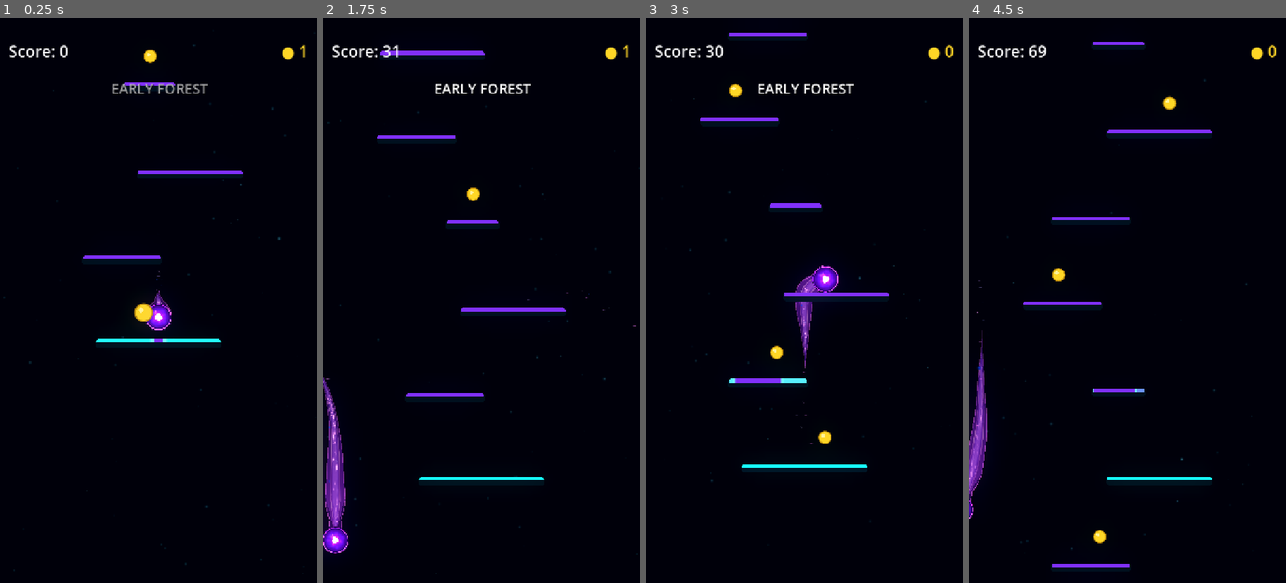
Above: before the commit, frames 1-4 (left to right).
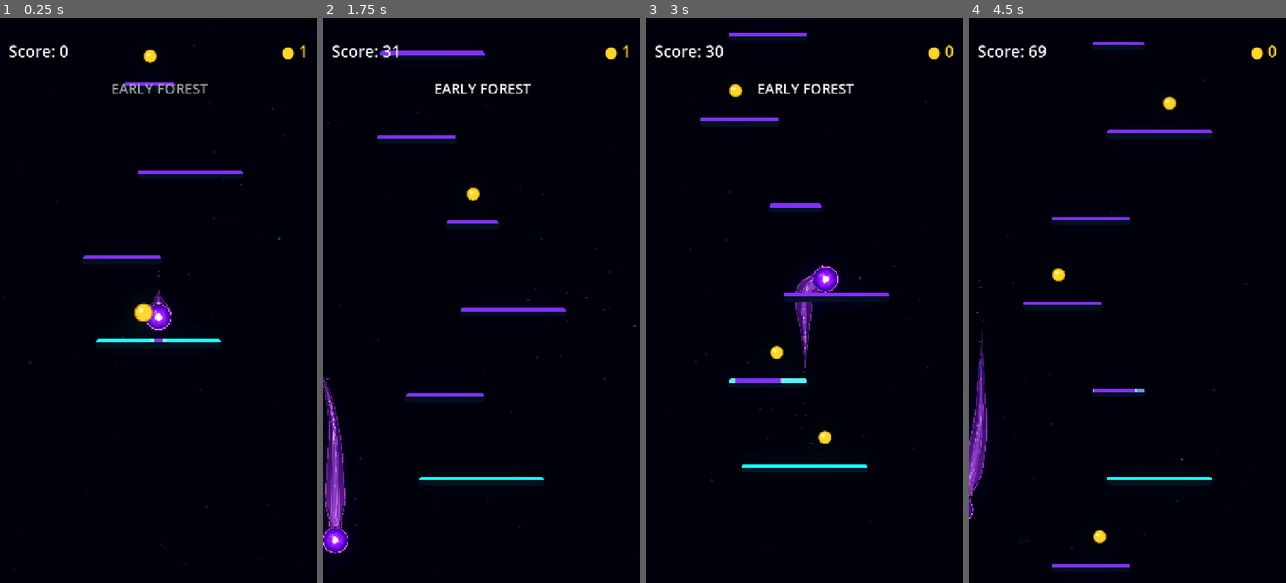
Above: after the commit, the same moments.

Repository: Kryodo/TowerJump
Game: Godot game, scene res://scenes/main.tscn
Same seed, same stepped clock (60 frames per second), same inputs: the game is played once before the commit and once after it.
Inputs (mouse positions are in pixels of both pictures, inside the frame that each line leads up to):
- Up to frame 1 (0.25 s): no input
- Up to frame 2 (1.75 s): move the mouse to (551, 272) at 0.52 s; hold Right (ui_right) 0.53-1.25 s; click (551, 272) at 0.67 s; drag from (418, 328) to (471, 193) at 1.27 s
- Up to frame 3 (3 s): click "Nochmal spielen" at 2 s; move the mouse to (836, 176) at 2.77 s; hold Right (ui_right) from 2.78 s (still down)
- Up to frame 4 (4.5 s): release Right (ui_right) at 3.5 s; drag from (1111, 413) to (1057, 215) at 3.52 s; move the mouse to (1222, 385) at 4.27 s; hold Left (ui_left) from 4.28 s (still down)

The runs differ from the first frame. In frame 1, less than 0.1% of the frame differs, in the area x 48-52%, y 49-51%; in frame 2, 0.3%, in the area x 0-6%, y 63-91%; in frame 3, 0.1%; in frame 4, 0.2%.

Commit message:
Taper the main energy line progressively along the comet tail

Diff:
--- a/scenes/ball.tscn
+++ b/scenes/ball.tscn
@@ -33,7 +33,7 @@
 metadata/_snap_count = 15
 
 [sub_resource type="Curve" id="Curve_energy_taper"]
-_data = [Vector2(0, 0.015), 0.0, 3.5, 0, 1, Vector2(0.06, 0.49), 3.5, 1.3, 1, 1, Vector2(0.18, 1), 1.3, 0.0, 1, 1, Vector2(0.34, 0.92), 0.0, -0.9, 1, 1, Vector2(0.66, 0.48), -0.9, -1.0, 1, 1, Vector2(0.92, 0.06), -1.0, -0.5, 1, 1, Vector2(1, 0), -0.5, 0.0, 1, 0]
+_data = [Vector2(0, 0.58), 0.0, 2.8, 0, 1, Vector2(0.08, 0.98), 2.8, -0.7, 1, 1, Vector2(0.18, 0.86), -0.7, -0.8, 1, 1, Vector2(0.34, 0.68), -0.8, -0.8, 1, 1, Vector2(0.62, 0.37), -0.8, -0.9, 1, 1, Vector2(0.86, 0.11), -0.9, -0.6, 1, 1, Vector2(1, 0), -0.6, 0.0, 1, 0]
 point_count = 7
 
 [sub_resource type="ShaderMaterial" id="ShaderMaterial_eew57"]
